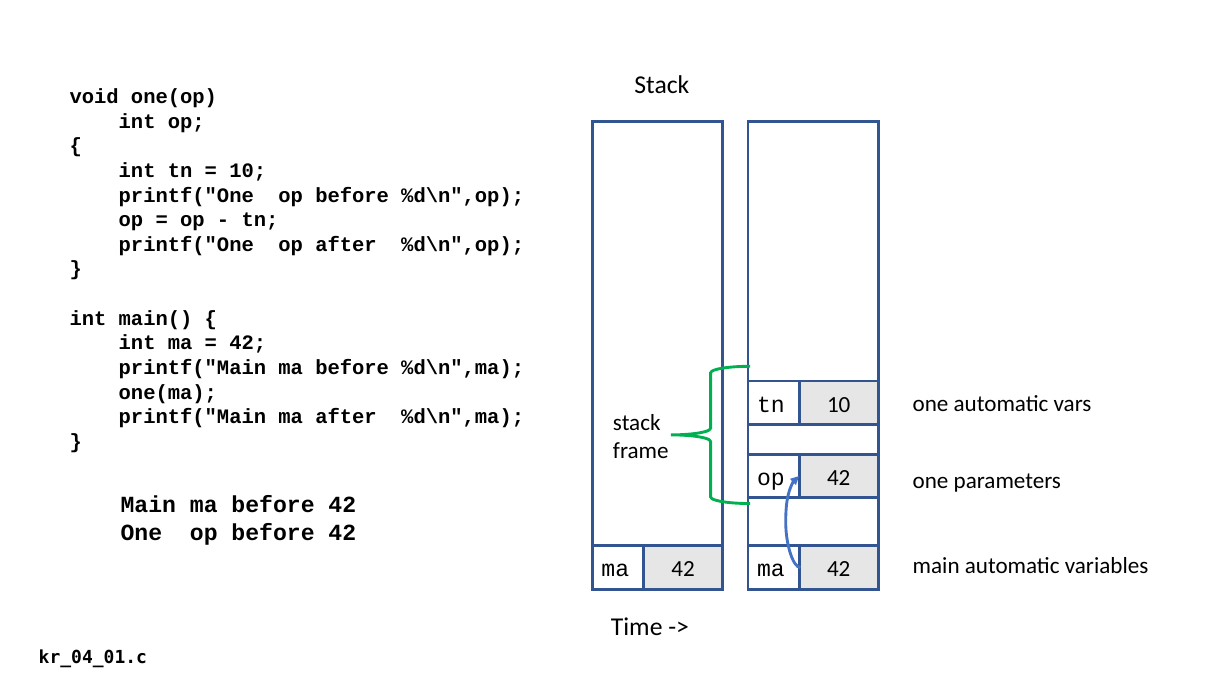
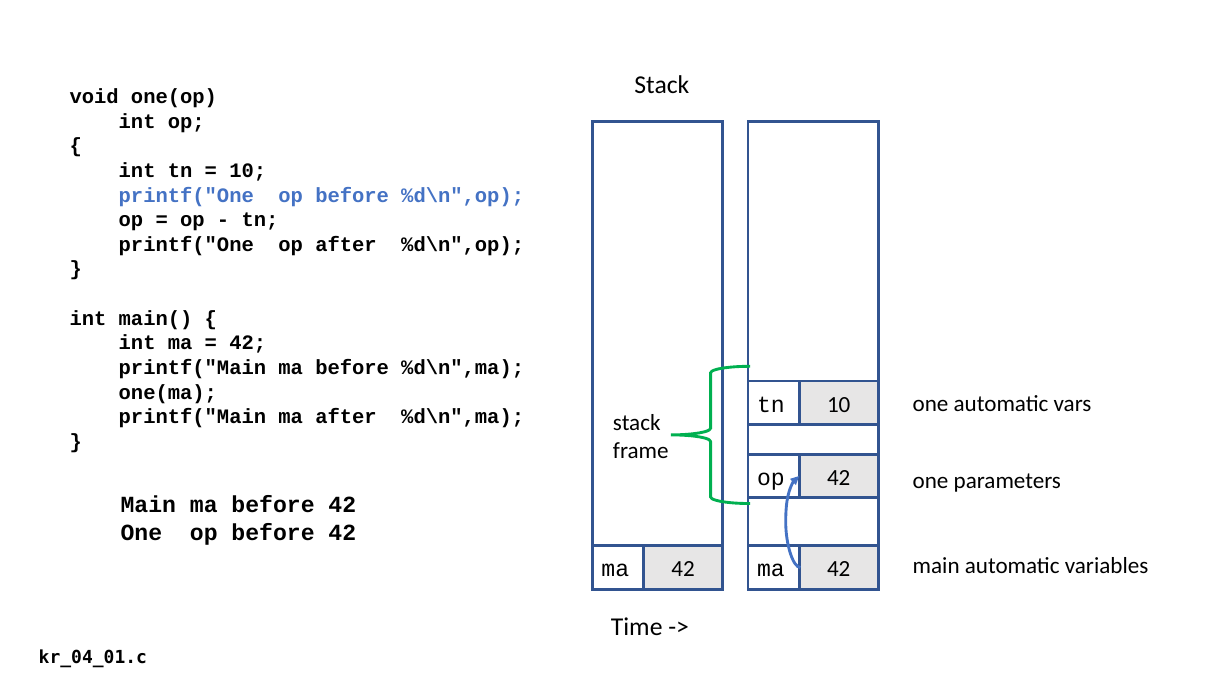
Before and after one commit to csev/cc4e, a slide deck: slide 7 of lectures/KR-4.pptx. Drawn at 1232x693 pixels with LibreOffice and Linux fonts; fonts in the diff are those of the drawing. Boxes give left, top, right and bottom in pixels: in the first picture for what was removed or moved away, otherwise in the second. Text is boxed around its words. In the diff, an @@ line names an element or a change of style, - is before the commit and + after.

```diff
--- a/lectures/KR-4.pptx
+++ b/lectures/KR-4.pptx
@@ text at (119,187,524,207): text colour #000000 to #4472C4 in "printf("One op before %d\n",op);" @@
```
Also in this commit, not shown: 9 other slides changed.
